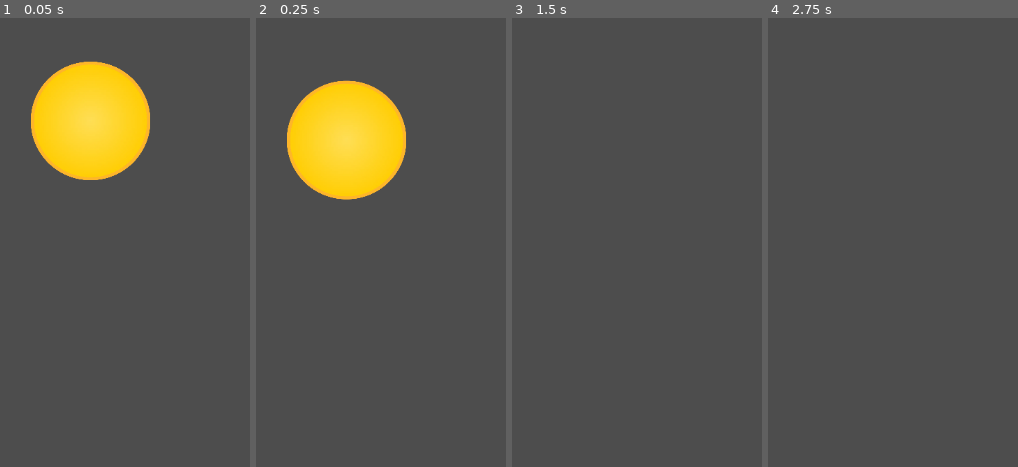
Above: before the commit, frames 1-4 (left to right).
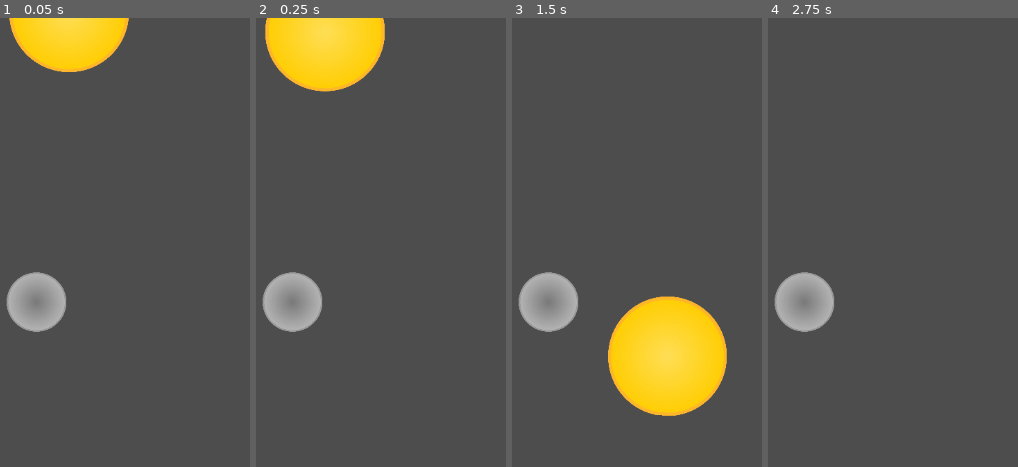
Above: after the commit, the same moments.

Repository: Th3Catalyst/Plinkremental
Game: Godot game, scene res://main.tscn
Two runs of this game, one before a commit and one after it. Both use one fixed random seed, a clock stepped at 60 frames per second and the inputs below. This scene is started directly instead of the project's main scene.
Inputs:
- Up to frame 1 (0.05 s): no input
- Up to frame 2 (0.25 s): no input
- Up to frame 3 (1.5 s): no input
- Up to frame 4 (2.75 s): no input

The runs differ from the first frame. In frame 1, 17% of the frame differs, in the area x 2-60%, y 0-70%; in frame 2, 19%; in frame 3, 13%; in frame 4, 2.5%.

Commit message:
collisions | peg | shader stuff

Diff:
--- a/main.tscn
+++ b/main.tscn
@@ -1,8 +1,12 @@
 [gd_scene format=3 uid="uid://byestxbrld871"]
 
 [ext_resource type="PackedScene" uid="uid://bkugleqc5nuxy" path="res://scenes/ball.tscn" id="1_ig7tw"]
+[ext_resource type="PackedScene" uid="uid://4fw77gt3a7d8" path="res://scenes/peg.tscn" id="2_0xm2m"]
 
 [node name="Main" type="Node2D" unique_id=633216226]
 
 [node name="Ball" parent="." unique_id=127844270 instance=ExtResource("1_ig7tw")]
-position = Vector2(531, 156)
+position = Vector2(500, 0)
+
+[node name="Peg" parent="." unique_id=1606382892 instance=ExtResource("2_0xm2m")]
+position = Vector2(462, 410)
--- a/scenes/ball.tscn
+++ b/scenes/ball.tscn
@@ -2,7 +2,8 @@
 
 [ext_resource type="Texture2D" uid="uid://t11qpjr62gkg" path="res://res/ball.png" id="1_7s4qf"]
 
-[sub_resource type="CircleShape2D" id="CircleShape2D_0e48y"]
+[sub_resource type="CircleShape2D" id="CircleShape2D_7s4qf"]
+radius = 4.4079823
 
 [node name="Ball" type="Node2D" unique_id=127844270]
 
@@ -10,8 +11,8 @@
 position = Vector2(8.75, -8.25)
 
 [node name="CollisionShape2D" type="CollisionShape2D" parent="RigidBody2D" unique_id=137728603]
-scale = Vector2(0.2, 0.2)
-shape = SubResource("CircleShape2D_0e48y")
+scale = Vector2(20, 20)
+shape = SubResource("CircleShape2D_7s4qf")
 debug_color = Color(0, 0.6039216, 0.68235296, 1)
 
 [node name="Sprite2D" type="Sprite2D" parent="RigidBody2D" unique_id=1326193077]
--- /dev/null
+++ b/scenes/peg.tscn
@@ -0,0 +1,24 @@
+[gd_scene format=3 uid="uid://4fw77gt3a7d8"]
+
+[ext_resource type="Shader" uid="uid://3v1n0cbvmlp7" path="res://shaders/saturation.gdshader" id="1_j6u4k"]
+[ext_resource type="Texture2D" uid="uid://t11qpjr62gkg" path="res://res/ball.png" id="2_upqsn"]
+
+[sub_resource type="ShaderMaterial" id="ShaderMaterial_upqsn"]
+shader = ExtResource("1_j6u4k")
+shader_parameter/saturation = 0.7170000340575
+
+[sub_resource type="CircleShape2D" id="CircleShape2D_j6u4k"]
+radius = 4.3046484
+
+[node name="Peg" type="Node2D" unique_id=1606382892]
+
+[node name="StaticBody2D" type="StaticBody2D" parent="." unique_id=312031695]
+
+[node name="Sprite2D" type="Sprite2D" parent="StaticBody2D" unique_id=1119656742]
+material = SubResource("ShaderMaterial_upqsn")
+scale = Vector2(0.1, 0.1)
+texture = ExtResource("2_upqsn")
+
+[node name="CollisionShape2D" type="CollisionShape2D" parent="StaticBody2D" unique_id=1267671287]
+scale = Vector2(10, 10)
+shape = SubResource("CircleShape2D_j6u4k")
--- /dev/null
+++ b/shaders/saturation.gdshader
@@ -0,0 +1,34 @@
+shader_type canvas_item;
+
+uniform float saturation : hint_range(0.0, 2.0) = 1.0;
+
+vec3 rgb_to_hsv(vec3 c) {
+    vec4 K = vec4(0.0, -1.0 / 3.0, 2.0 / 3.0, -1.0);
+    vec4 p = mix(vec4(c.bg, K.wz), vec4(c.gb, K.xy), step(c.b, c.g));
+    vec4 q = mix(vec4(p.xyw, c.r), vec4(c.r, p.yzx), step(p.x, c.r));
+    float d = q.x - min(q.w, q.y);
+    float e = 1.0e-10;
+    return vec3(abs(q.z + (q.w - q.y) / (6.0 * d + e)), d / (q.x + e), q.x);
+}
+
+vec3 hsv_to_rgb(vec3 c) {
+    vec4 K = vec4(1.0, 2.0 / 3.0, 1.0 / 3.0, 3.0);
+    vec3 p = abs(fract(c.xxx + K.xyz) * 6.0 - K.www);
+    return c.z * mix(K.xxx, clamp(p - K.xxx, 0.0, 1.0), c.y);
+}
+
+void fragment() {
+	vec4 tex_color = texture(TEXTURE, UV);
+	vec3 hsv = rgb_to_hsv(tex_color.rgb);
+
+	hsv *= saturation;
+	hsv.z = clamp(hsv.y, 0.0, 1.0);
+	hsv.y = 0.0;
+
+	COLOR = vec4(hsv_to_rgb(hsv), tex_color.a);
+}
+
+//void light() {
+//	// Called for every pixel for every light affecting the material.
+//	// Uncomment to replace the default light processing function with this one.
+//}
Not shown, added: shaders/hue_shift.gdshader.uid
Not shown, added: shaders/lib.gdshaderinc
Not shown, added: shaders/lib.gdshaderinc.uid
Not shown, added: shaders/saturation.gdshader.uid
